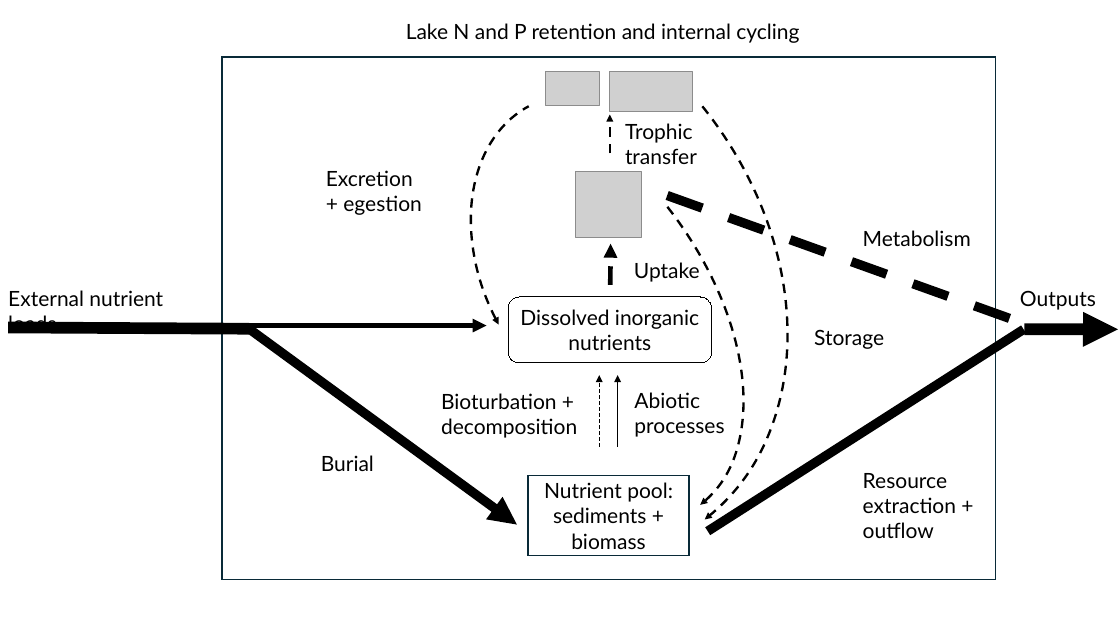
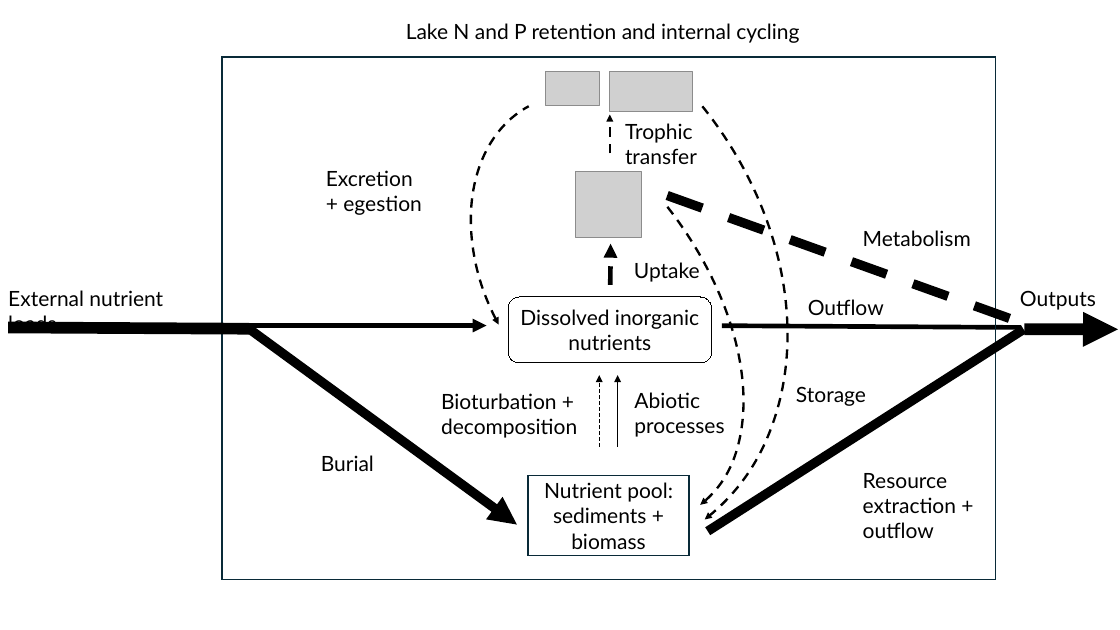
Before and after one commit to SandraKNG/LakeErie_animal-excretion, a slide deck: slide 3 of tables_figures/final-tables_figures/conceptual_diagram.pptx. Drawn at 1120x630 pixels with LibreOffice and Linux fonts; fonts in the diff are those of the drawing; grey boxes stand for pictures. Boxes give left, top, right and bottom in pixels: in the first picture for what was removed or moved away, otherwise in the second. Text is boxed around its words. In the diff, an @@ line names an element or a change of style, - is before the commit and + after.

```diff
--- a/tables_figures/final-tables_figures/conceptual_diagram.pptx
+++ b/tables_figures/final-tables_figures/conceptual_diagram.pptx
@@ text added at (808, 299, 884, 315), 18 pt, text #000000 @@
+Outflow
@@ line added from (722, 326) to (1022, 328), #000000 4 pt @@
@@ text "Storage": place and size @@
-text "Storage" at (814, 329, 884, 349)
+text "Storage" at (796, 386, 866, 406)
```
Also in this commit, not shown: 5 other files.
